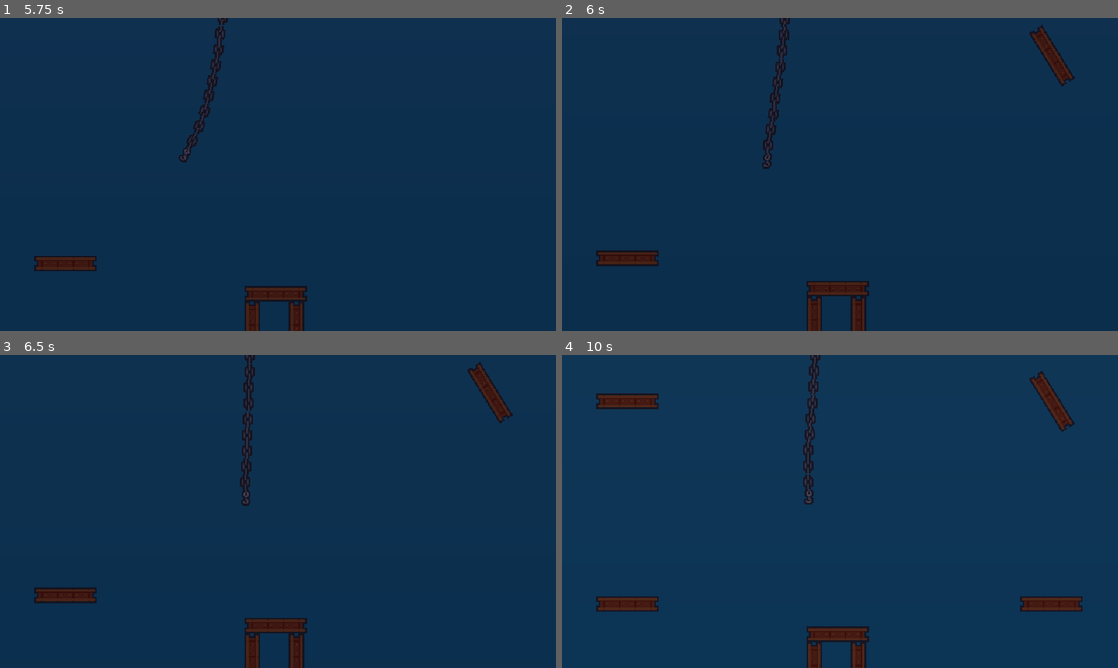
Above: before the commit, frames 1-4 (two rows, left to right).
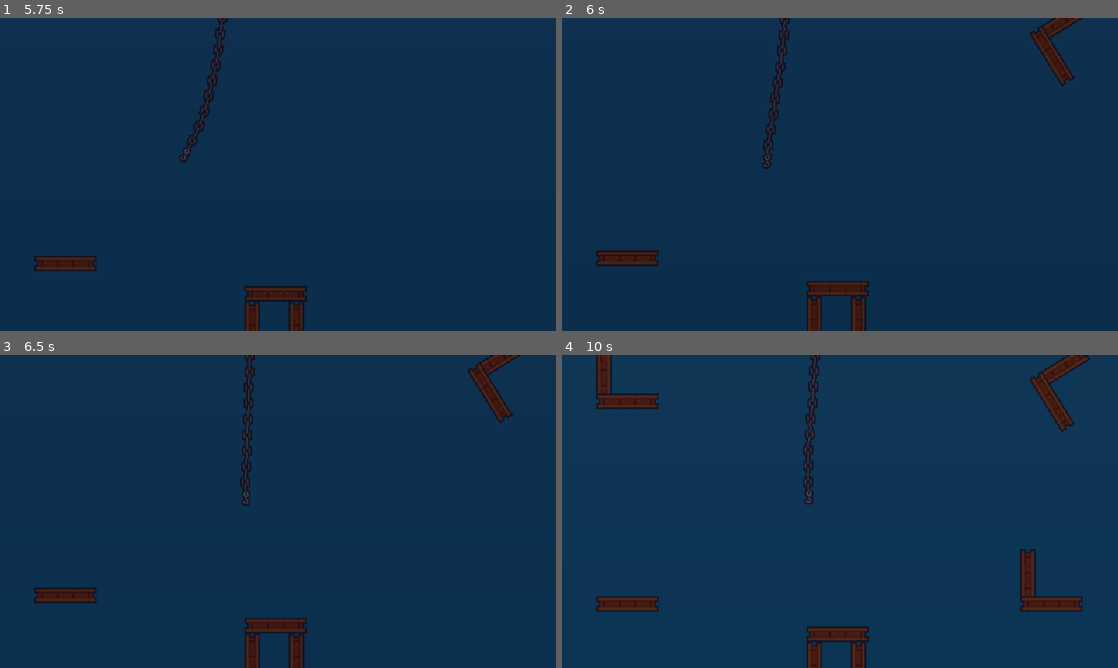
Above: after the commit, the same moments.

Repository: HeadPanda/tower-crane
Game: Godot game, scene res://scenes/main_scenes/level.tscn
Two runs of this game, one before a commit and one after it. Both use one fixed random seed, a clock stepped at 60 frames per second and the inputs below. Sound files missing from this copy of the repository are replaced by a short silence.
Inputs:
- Up to frame 1 (5.75 s): tap Enter at 0.5 s; hold D (move_right) 0.53-1.28 s; tap Space (attach) every 0.75 s from 0.6 to 5.1 s; hold Ctrl (move_down) 1.28-2.03 s; hold D (move_right) 2.03-2.78 s; hold Shift (move_up) 2.78-3.53 s; hold A (move_left) 3.53-5.03 s; hold Ctrl (move_down) from 5.03 s (still down)
- Up to frame 2 (6 s): release Ctrl (move_down) at 5.78 s; hold D (move_right) from 5.78 s (still down); tap Space (attach) at 5.85 s
- Up to frame 3 (6.5 s): keep holding D (move_right)
- Up to frame 4 (10 s): release D (move_right) at 6.53 s; hold Shift (move_up) 6.53-7.28 s; tap Space (attach) every 0.75 s from 6.6 to 9.6 s; hold D (move_right) 7.28-8.03 s; hold Ctrl (move_down) 8.03-8.78 s; hold A (move_left) 8.78-9.53 s; hold Shift (move_up) from 9.53 s (still down)

Frame 1 is identical in both runs. In frame 2, 0.2% of the frame differs, in the area x 86-94%, y 0-7%; in frame 3, 0.2%; in frame 4, 1.2%, in the area x 6-95%, y 0-78%.

Commit message:
Remove collision shape from block class & add L shape

Diff:
--- a/resources/tilesets/block_tileset.tres
+++ b/resources/tilesets/block_tileset.tres
@@ -22,8 +22,18 @@
 3:0/0/terrain = 0
 3:0/0/terrains_peering_bit/left_side = 0
 4:0/0 = 0
+4:0/0/terrain_set = 0
+4:0/0/terrain = 1
+4:0/0/terrains_peering_bit/right_side = 1
 5:0/0 = 0
+5:0/0/terrain_set = 0
+5:0/0/terrain = 1
+5:0/0/terrains_peering_bit/right_side = 1
+5:0/0/terrains_peering_bit/left_side = 1
 6:0/0 = 0
+6:0/0/terrain_set = 0
+6:0/0/terrain = 1
+6:0/0/terrains_peering_bit/left_side = 1
 7:0/0 = 0
 8:0/0 = 0
 9:0/0 = 0
@@ -195,5 +205,7 @@
 tile_size = Vector2i(18, 18)
 terrain_set_0/mode = 0
 terrain_set_0/terrain_0/name = "Dirt Sidewalk"
-terrain_set_0/terrain_0/color = Color(0.5, 0.34375, 0.25, 1)
+terrain_set_0/terrain_0/color = Color(0, 0.430199, 0.518031, 1)
+terrain_set_0/terrain_1/name = "Metal Beam"
+terrain_set_0/terrain_1/color = Color(9.3855e-07, 0.531275, 0.263964, 1)
 sources/1 = SubResource("TileSetAtlasSource_xw4q3")
--- a/scenes/blocks/block.tscn
+++ b/scenes/blocks/block.tscn
@@ -10,7 +10,7 @@
 
 [node name="Block" type="RigidBody2D" groups=["Blocks"]]
 collision_layer = 4
-collision_mask = 15
+collision_mask = 13
 mass = 2.0
 physics_material_override = SubResource("PhysicsMaterial_o0bwp")
 contact_monitor = true
@@ -19,7 +19,13 @@
 angular_damp = 2.0
 script = ExtResource("1_524ei")
 
-[node name="CollisionShape2D" type="CollisionShape2D" parent="."]
+[node name="BlockDetectionArea" type="Area2D" parent="."]
+collision_layer = 64
+collision_mask = 0
+
+[node name="CollisionShape2D" type="CollisionShape2D" parent="BlockDetectionArea"]
+position = Vector2(-0.5, 1)
+shape = SubResource("RectangleShape2D_524ei")
 
 [node name="TileMapLayer" type="TileMapLayer" parent="."]
 tile_set = ExtResource("1_7fut1")
@@ -29,12 +35,4 @@
 [node name="SFXTimer" type="Timer" parent="."]
 one_shot = true
 
-[node name="BlockDetectionArea" type="Area2D" parent="."]
-collision_layer = 64
-collision_mask = 0
-
-[node name="CollisionShape2D" type="CollisionShape2D" parent="BlockDetectionArea"]
-position = Vector2(-0.5, 1)
-shape = SubResource("RectangleShape2D_524ei")
-
 [connection signal="body_entered" from="." to="." method="_on_body_entered"]
--- a/scenes/blocks/block_spawner.tscn
+++ b/scenes/blocks/block_spawner.tscn
@@ -1,14 +1,15 @@
-[gd_scene load_steps=4 format=3 uid="uid://smsai3kmcuqh"]
+[gd_scene load_steps=5 format=3 uid="uid://smsai3kmcuqh"]
 
 [ext_resource type="Script" uid="uid://dhnxlkfddfg8c" path="res://scenes/blocks/block_spawner.gd" id="1_q70j1"]
-[ext_resource type="PackedScene" uid="uid://1unhserf3qh8" path="res://scenes/blocks/metal_block_straight.tscn" id="2_jfi4h"]
+[ext_resource type="PackedScene" uid="uid://1unhserf3qh8" path="res://scenes/blocks/metal_blocks/metal_block_straight.tscn" id="2_jfi4h"]
+[ext_resource type="PackedScene" uid="uid://dlxu57c1cnxuf" path="res://scenes/blocks/metal_blocks/metal_block_l.tscn" id="3_0cnjw"]
 
 [sub_resource type="RectangleShape2D" id="RectangleShape2D_0npo0"]
 size = Vector2(150, 102)
 
 [node name="BlockSpawner" type="Node2D"]
 script = ExtResource("1_q70j1")
-block_types = Array[PackedScene]([ExtResource("2_jfi4h")])
+block_types = Array[PackedScene]([ExtResource("2_jfi4h"), ExtResource("3_0cnjw")])
 rotations = Array[float]([0.0, 45.0, 90.0, 180.0, 270.0, -45.0, -90.0, -180.0, 0.0, 0.0, 0.0])
 
 [node name="Area2D" type="Area2D" parent="."]
--- /dev/null
+++ b/scenes/blocks/metal_blocks/metal_block_l.tscn
@@ -0,0 +1,27 @@
+[gd_scene load_steps=4 format=4 uid="uid://dlxu57c1cnxuf"]
+
+[ext_resource type="PackedScene" uid="uid://utmw5fssx0wo" path="res://scenes/blocks/block.tscn" id="1_qx0pg"]
+[ext_resource type="AudioStream" uid="uid://bwnd02hm5o51i" path="res://assets/audio/sfx/impacts/COINS_~2.WAV" id="2_fv8ah"]
+
+[sub_resource type="RectangleShape2D" id="RectangleShape2D_fv8ah"]
+size = Vector2(76, 77)
+
+[node name="MetalBlockL" instance=ExtResource("1_qx0pg")]
+mass = 3.0
+
+[node name="CollisionShape2D" parent="BlockDetectionArea" index="0"]
+visible = false
+position = Vector2(0, -27.5)
+shape = SubResource("RectangleShape2D_fv8ah")
+
+[node name="TileMapLayer" parent="." index="1"]
+position = Vector2(0, 8)
+tile_map_data = PackedByteArray("AAD/////AQAFAAAAAAAAAP//AQAFAAAAAAD+////AQAEAAAAAAABAP//AQAGAAAAAAD+//7/AQAFAAAAAFD+//3/AQAFAAAAAFD+//z/AQAGAAAAAGA=")
+
+[node name="SFX" parent="." index="2"]
+stream = ExtResource("2_fv8ah")
+volume_db = -25.0
+bus = &"SFX"
+
+[node name="CollisionPolygon2D" type="CollisionPolygon2D" parent="." index="4"]
+polygon = PackedVector2Array(-36, 8, 36, 8, 36, -10, -18, -10, -18, -64, -36, -64)
--- a/scenes/blocks/metal_block_straight.tscn
+++ b/scenes/blocks/metal_blocks/metal_block_straight.tscn
@@ -3,14 +3,10 @@
 [ext_resource type="PackedScene" uid="uid://utmw5fssx0wo" path="res://scenes/blocks/block.tscn" id="1_ul6sl"]
 [ext_resource type="AudioStream" uid="uid://bwnd02hm5o51i" path="res://assets/audio/sfx/impacts/COINS_~2.WAV" id="2_a2842"]
 
-[sub_resource type="RectangleShape2D" id="RectangleShape2D_a2842"]
-size = Vector2(69, 16)
+[sub_resource type="RectangleShape2D" id="RectangleShape2D_afcvh"]
+size = Vector2(71, 17)
 
 [node name="MetalBlockStraight" instance=ExtResource("1_ul6sl")]
-
-[node name="CollisionShape2D" parent="." index="0"]
-position = Vector2(-0.5, -1)
-shape = SubResource("RectangleShape2D_a2842")
 
 [node name="TileMapLayer" parent="." index="1"]
 position = Vector2(0, 8)
@@ -20,3 +16,7 @@
 stream = ExtResource("2_a2842")
 volume_db = -25.0
 bus = &"SFX"
+
+[node name="CollisionShape2D" type="CollisionShape2D" parent="." index="4"]
+position = Vector2(-0.5, -1.5)
+shape = SubResource("RectangleShape2D_afcvh")
--- a/scenes/crane/crane.gd
+++ b/scenes/crane/crane.gd
@@ -139,7 +139,7 @@
 		await get_tree().create_timer(release_delay).timeout
 		cached_block.set_collision_layer_value(3, true)
 		cached_block.set_collision_layer_value(4, false)
-		cached_block.set_collision_mask_value(2, true)
+		#cached_block.set_collision_mask_value(2, true)
 		cached_block.lock_rotation = false
 		cached_block = null
 	else:
--- a/scenes/crane/crane.tscn
+++ b/scenes/crane/crane.tscn
@@ -245,6 +245,7 @@
 [node name="Hook" parent="ChainContainer" instance=ExtResource("4_a0dwg")]
 unique_name_in_owner = true
 position = Vector2(0, 306)
+collision_mask = 1
 
 [node name="GrabArea" type="Area2D" parent="ChainContainer/Hook"]
 unique_name_in_owner = true
--- a/scenes/main_scenes/level.tscn
+++ b/scenes/main_scenes/level.tscn
@@ -4,7 +4,7 @@
 [ext_resource type="PackedScene" uid="uid://cp1mkyswu7kie" path="res://scenes/ambience/ambience_manager.tscn" id="1_o3fsm"]
 [ext_resource type="Texture2D" uid="uid://bwdd846w1h8c" path="res://assets/art/backgrounds/Starfield_02-1024x1024.png" id="2_4rgqo"]
 [ext_resource type="PackedScene" uid="uid://6dkng1ng3h57" path="res://scenes/crane/crane.tscn" id="2_t0hj8"]
-[ext_resource type="PackedScene" uid="uid://1unhserf3qh8" path="res://scenes/blocks/metal_block_straight.tscn" id="3_t0hj8"]
+[ext_resource type="PackedScene" uid="uid://1unhserf3qh8" path="res://scenes/blocks/metal_blocks/metal_block_straight.tscn" id="3_t0hj8"]
 [ext_resource type="PackedScene" uid="uid://smsai3kmcuqh" path="res://scenes/blocks/block_spawner.tscn" id="4_vjt8f"]
 
 [sub_resource type="Gradient" id="Gradient_o3fsm"]
